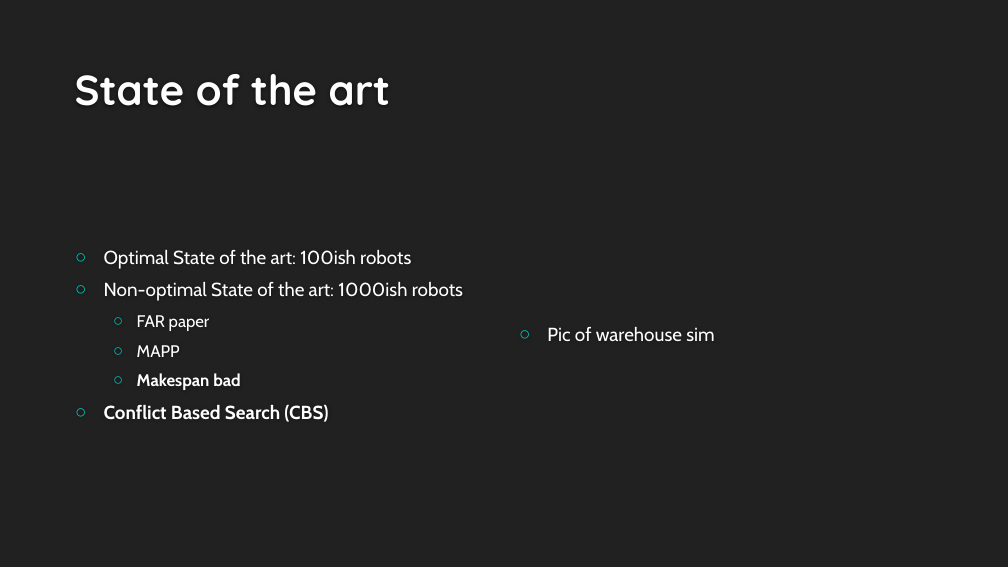
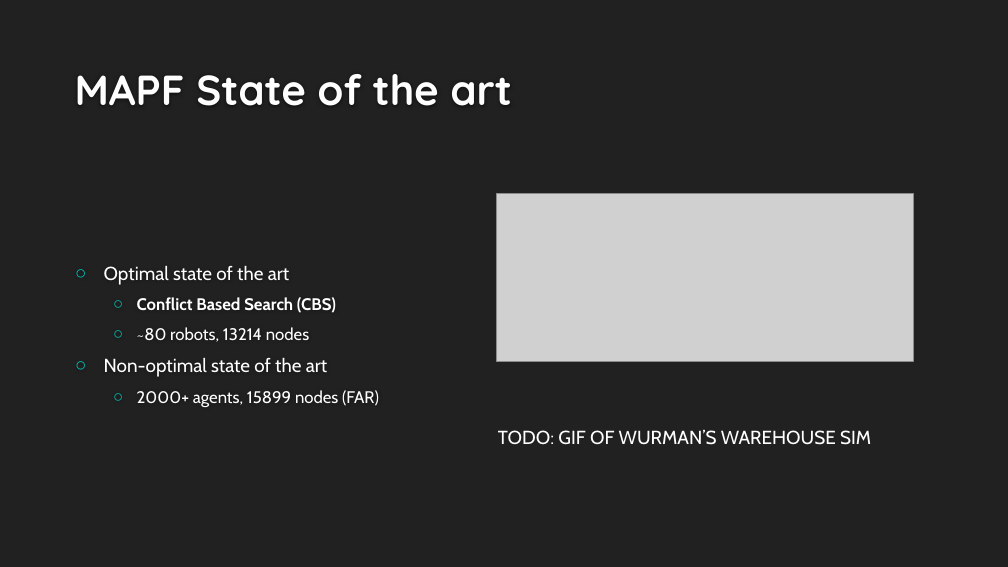
Before and after one commit to VikingDai/Honours-MAPF, a slide deck: slide 17 of Documents/Intermediate Presentation/Presentation Rev 3.pptx (slide 18 before the commit). Drawn at 1008x567 pixels with LibreOffice and Linux fonts; fonts in the diff are those of the drawing; grey boxes stand for pictures; background and template pictures are left out. Boxes give left, top, right and bottom in pixels: in the first picture for what was removed or moved away, otherwise in the second. Text is boxed around its words. In the diff, an @@ line names an element or a change of style, - is before the commit and + after.

Commit message:
Updated presentation

```diff
--- a/Documents/Intermediate Presentation/Presentation Rev 3.pptx
+++ b/Documents/Intermediate Presentation/Presentation Rev 3.pptx
@@ title at [75,74,513,106]: text changed @@
-State of the art
+MAPF State of the art
@@ picture added at [497,194,914,361] @@
@@ text at [104,266,290,285]: text changed @@
-○ Optimal State of the art: 100ish robots
-○ Non-optimal State of the art: 1000ish robots
-  ○ FAR paper
-  ○ MAPP
-  ○ Makespan bad
+○ Optimal state of the art
@@ text at [137,297,336,313]: size 18 to 16 pt in "Conflict Based Search (CBS)"; list level 1 to 2 in "Conflict Based Search (CBS)" @@
@@ text at [104,327,379,407]: paragraphs added @@
+  ○ ~80 robots, 13214 nodes
+○ Non-optimal state of the art
+  ○ 2000+ agents, 15899 nodes (FAR)
@@ text removed at [547,327,714,341] @@
-○ Pic of warehouse sim
@@ text added at [498,430,871,445], 18 pt, text #FFFFFF @@
+TODO: GIF OF WURMAN’S WAREHOUSE SIM
```
Also in this commit, not shown: 6 other slides changed, 1 slide added.
